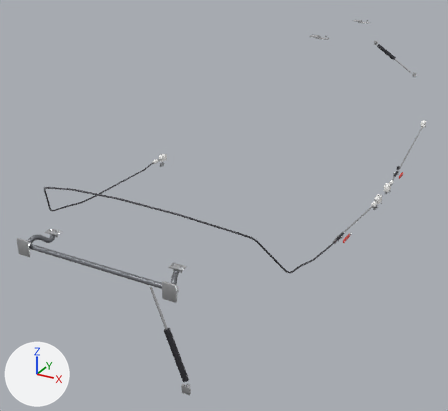
The glTF model models/da40/da40-doors.glb: old version first, new version second.
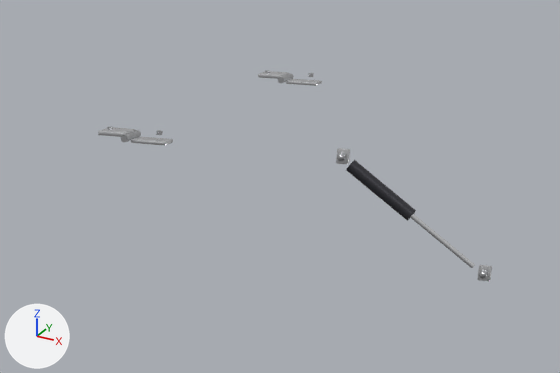
The first picture shows the older version from a 50 mm camera at (1.22, -2.51, 2.34) aimed at (-0.11, -0.09, 1.13). The close-ups show the older and then the newer version on the part from 63% to 97% of the width and 0% to 25% of the height of that picture. Only the edits that show in the close-ups are written down. Arrows for +X, +Y and +Z are at lower left; the lights stay in place. Where no turn or scale is listed for an object, it has been applied to the vertices. Vertices at exactly the same position are counted once.

In view in the first close-up: 'Passenger door gas spring strut', 'Passenger door hinges'.
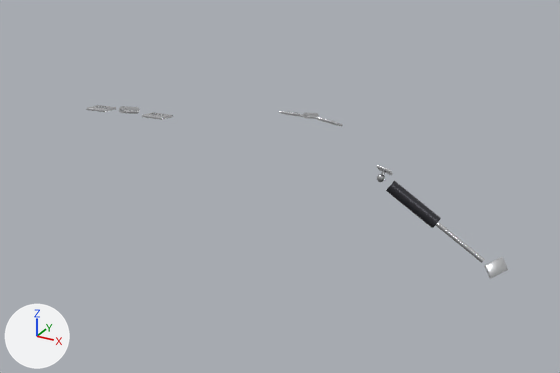
Where the newer file only moved an object's origin or applied its transform, the numbers keep the older frame.

Changed parts and their boxes [x1, y1, x2, y2] in the close-ups (560 x 373 px; the box of a moved part takes in the faces that stretch with it):
'Passenger door gas spring strut', reshaped, moved, rescaled (16% narrower, 15% shorter): before [336, 148, 492, 281]; after [377, 165, 508, 278]
'Passenger door hinges', reshaped, moved (15% wider, 70% shorter): before [98, 70, 322, 145]; after [86, 105, 343, 127]
part 1 of me_passenger_door_gas_spring_strut, moved or reshaped: before [346, 160, 416, 221]; after [386, 180, 441, 228]
part 2 of me_passenger_door_gas_spring_strut, moved or reshaped: before [410, 214, 475, 268]; after [436, 222, 485, 263]
part 3 of me_passenger_door_gas_spring_strut, moved or reshaped: before [479, 270, 487, 279]; after [377, 174, 385, 182]
part 4 of me_passenger_door_gas_spring_strut, added: after [377, 165, 393, 175]
part 5 of me_passenger_door_gas_spring_strut, added: after [485, 257, 508, 278]
part 6 of me_passenger_door_gas_spring_strut, deleted: before [477, 265, 492, 281]
part 7 of me_passenger_door_gas_spring_strut, deleted: before [336, 148, 350, 164]
part 8 of me_passenger_door_gas_spring_strut, reshaped: before [337, 153, 345, 162]; after [381, 170, 386, 175]
part 9 of me_passenger_door_hinges, moved or reshaped: before [98, 127, 136, 137]; after [86, 105, 116, 112]
part 10 of me_passenger_door_hinges, moved or reshaped: before [131, 136, 173, 145]; after [142, 112, 173, 120]
part 11 of me_passenger_door_hinges, moved or reshaped: before [286, 79, 322, 86]; after [279, 111, 303, 117]
part 12 of me_passenger_door_hinges, moved or reshaped: before [258, 71, 289, 79]; after [315, 117, 343, 127]
part 13 of me_passenger_door_hinges, deleted: before [107, 70, 314, 142]
part 14 of me_passenger_door_hinges, added: after [96, 106, 164, 116]
part 15 of me_passenger_door_hinges, added: after [287, 111, 335, 122]

The change, as a list of edits to the scene's bpy script:
```text
Change me_passenger_door_gas_spring_strut:
    used by ob_passenger_door_gas_spring_strut; parent = ob_da40_root_001; location = (0.295, 1.321, 0.705); scale = (0.135, 0.135, 0.135)
    remove me_passenger_door_gas_spring_strut.from_pydata(...)  # 256 vertices, 488 faces; spans x -1.0..1.0, y -0.13..0.13, z -0.72..0.72
    add me_passenger_door_gas_spring_strut.from_pydata(...)  # 296 vertices, 560 faces; spans x -1.0..1.0, y -0.2..0.2, z -0.75..0.75
    me_passenger_door_gas_spring_strut part 1: the loose piece of 36 vertices spanning x -0.85..0.04, y -0.13..0.05, z -0.06..0.61 is multiplied about its middle by the matrix ((0.98, -0.124, 0.138), (0.091, 1.162, 0.019), (0.116, 0.005, 1.081)), then moved by (-0.02, 0.01, -0.07)
    me_passenger_door_gas_spring_strut part 2: the loose piece of 24 vertices spanning x -0.02..0.82, y -0.05..0.04, z -0.57..0.02 is multiplied about its middle by the matrix ((0.892, -0.09, 0.01), (0.09, 0.892, 0.001), (-0.01, 0.0, 0.897)), then moved by (-0.12, 0.08, -0.02)
    me_passenger_door_gas_spring_strut part 3: the loose piece of 42 vertices spanning x 0.88..0.98, y -0.03..0.06, z -0.68..-0.58 is moved by (-1.84, -0.11, 1.18)
    me_passenger_door_gas_spring_strut part 4: a new loose piece of 56 vertices spanning x -1.0..-0.77, y -0.2..0.09, z 0.57..0.75, in mat_da40_aluminium (white #e7e8eb)
    me_passenger_door_gas_spring_strut part 5: a new loose piece of 56 vertices spanning x 0.69..1.0, y -0.05..0.15, z -0.75..-0.46, in mat_da40_aluminium (white #e7e8eb)
    me_passenger_door_gas_spring_strut part 6: the loose piece of 56 vertices spanning x 0.85..1.0, y 0.07..0.13, z -0.72..-0.54 is deleted
    me_passenger_door_gas_spring_strut part 7: the loose piece of 56 vertices spanning x -1.0..-0.85, y 0.0..0.06, z 0.54..0.72 is deleted
    me_passenger_door_gas_spring_strut part 8: 41 vertices removed from x -0.98..-0.88, y -0.11..-0.01, z 0.58..0.68; 19 vertices added at x -0.94..-0.86, y -0.12..-0.03, z 0.54..0.67
    other edits to the shape of me_passenger_door_gas_spring_strut do not show in these pictures
Change me_passenger_door_hinges:
    used by ob_passenger_door_hinges; parent = ob_da40_root_001; location = (0.12, 0.818, 0.931); scale = (0.365, 0.365, 0.365)
    remove me_passenger_door_hinges.from_pydata(...)  # 320 vertices, 600 faces; spans x -0.13..0.13, y -1.0..1.0, z -0.02..0.02
    add me_passenger_door_hinges.from_pydata(...)  # 472 vertices, 880 faces; spans x -0.21..0.21, y -1.0..1.0, z -0.15..0.15
    me_passenger_door_hinges part 9: the loose piece of 56 vertices spanning x -0.13..-0.02, y -0.99..-0.88, z 0.0..0.01 is scaled about its middle by (-0.691, 1.09, 0.536), then moved by (-0.1, 0.01, 0.12)
    me_passenger_door_hinges part 10: the loose piece of 56 vertices spanning x -0.01..0.13, y -0.97..-0.89, z -0.02..-0.01 is scaled about its middle by (0.589, 1.48, 0.677), then moved by (-0.02, 0.01, 0.13)
    me_passenger_door_hinges part 11: the loose piece of 56 vertices spanning x -0.01..0.13, y 0.89..0.97, z -0.02..-0.01 is multiplied about its middle by the matrix ((-0.694, -0.022, 0.047), (-0.001, 1.452, 0.129), (0.049, -0.28, 0.665)), then moved by (-0.07, -0.01, -0.09)
    me_passenger_door_hinges part 12: the loose piece of 56 vertices spanning x -0.13..-0.02, y 0.88..0.99, z 0.0..0.01 is multiplied about its middle by the matrix ((0.993, -0.039, 0.182), (-0.003, 0.984, 0.228), (-0.186, -0.225, 0.967)), then moved by (0.23, -0.01, -0.13)
    me_passenger_door_hinges part 13: 6 loose pieces with 96 vertices, spanning x -0.11..0.1, y -1.0..1.0, z -0.02..0.02, are deleted
    me_passenger_door_hinges part 14: 124 vertices added at x -0.19..0.07, y -1.0..-0.85, z 0.11..0.15
    me_passenger_door_hinges part 15: 124 vertices added at x -0.03..0.19, y 0.85..1.0, z -0.13..-0.09
Change ob_passenger_door_gas_spring_strut:
    ob_passenger_door_gas_spring_strut.location: (0.295, 1.321, 0.705) -> (0.323, 1.411, 0.684)
    ob_passenger_door_gas_spring_strut.scale: (0.135, 0.135, 0.135) -> (0.115, 0.115, 0.115)
Change ob_passenger_door_hinges:
    ob_passenger_door_hinges.location: (0.12, 0.818, 0.931) -> (0.131, 0.815, 0.915)
```
